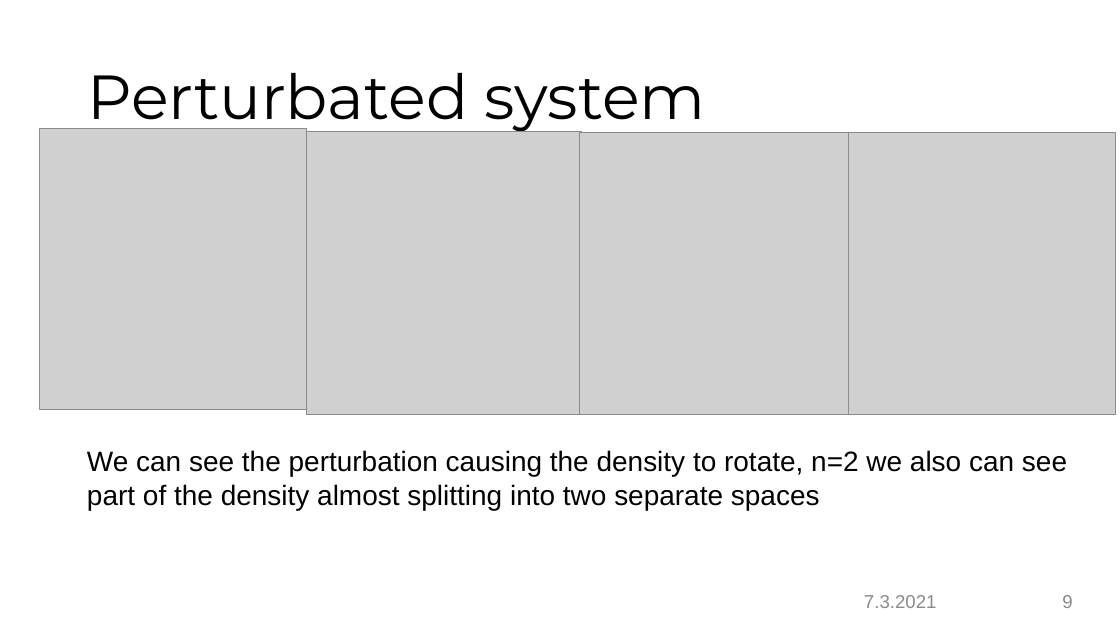
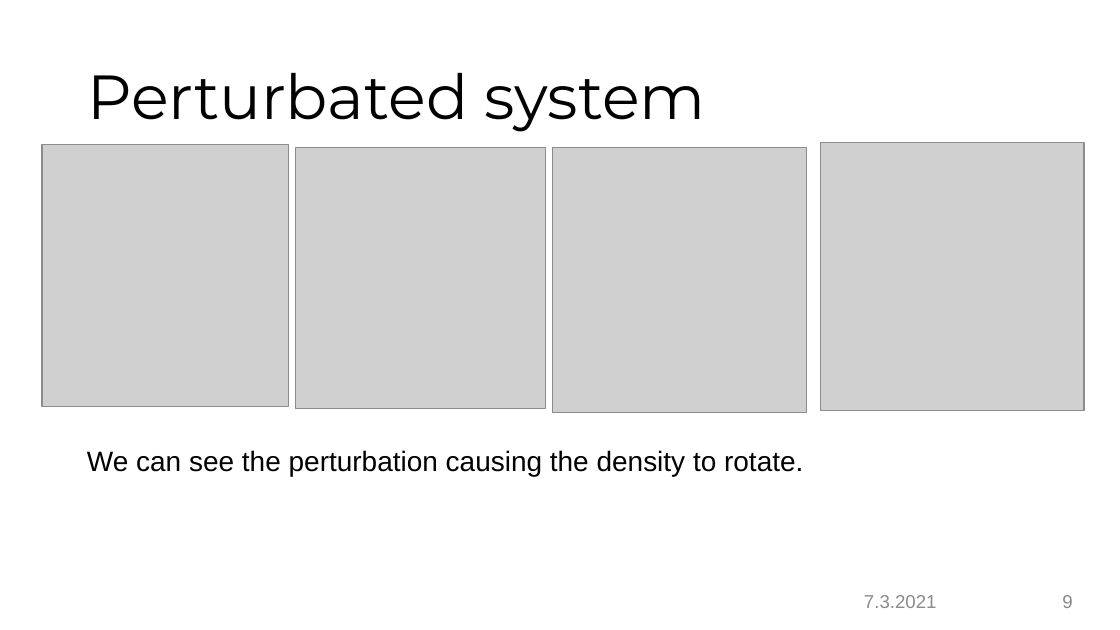
Before and after one commit to Mudrol/Computational-Physics, a slide deck: slide 9 of ProjectWork1/slides.ppt. Drawn at 1120x630 pixels with LibreOffice and Linux fonts; fonts in the diff are those of the drawing; grey boxes stand for pictures; background and template pictures are left out. Boxes give left, top, right and bottom in pixels: in the first picture for what was removed or moved away, otherwise in the second. Text is boxed around its words. In the diff, an @@ line names an element or a change of style, - is before the commit and + after.

Commit message:
Fixed perturbation of the system by using different approach

```diff
--- a/ProjectWork1/slides.ppt
+++ b/ProjectWork1/slides.ppt
@@ picture: place and size @@
-picture at [40, 129, 307, 410]
+picture at [43, 144, 289, 405]
@@ picture: place and size @@
-picture at [307, 132, 581, 414]
+picture at [296, 148, 545, 409]
@@ picture: place and size @@
-picture at [579, 133, 852, 414]
+picture at [552, 148, 806, 413]
@@ picture: place and size @@
-picture at [849, 133, 1117, 414]
+picture at [821, 142, 1084, 410]
@@ text at [87, 450, 803, 476]: text changed @@
-We can see the perturbation causing the density to rotate, n=2 we also can see part of the density almost splitting into two separate spaces
+We can see the perturbation causing the density to rotate.
```
Also in this commit, not shown: 4 other slides changed, 23 other files.
